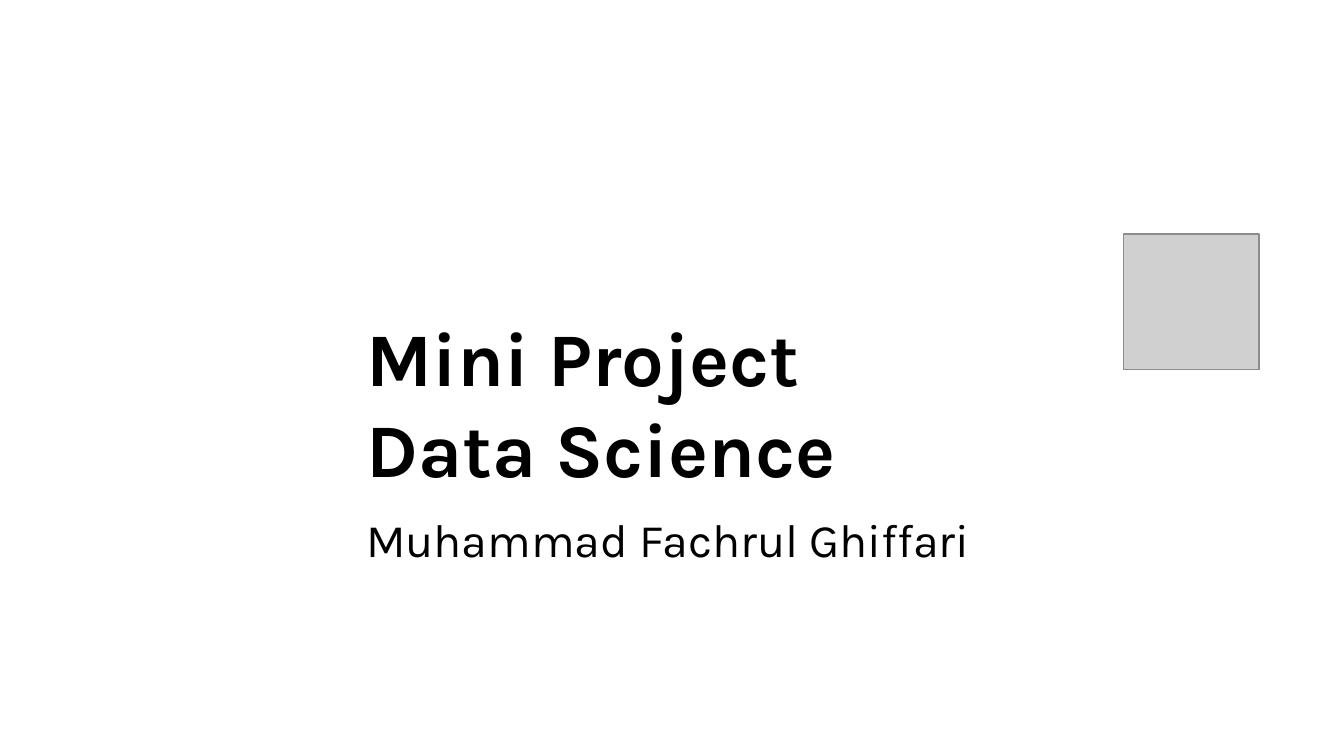
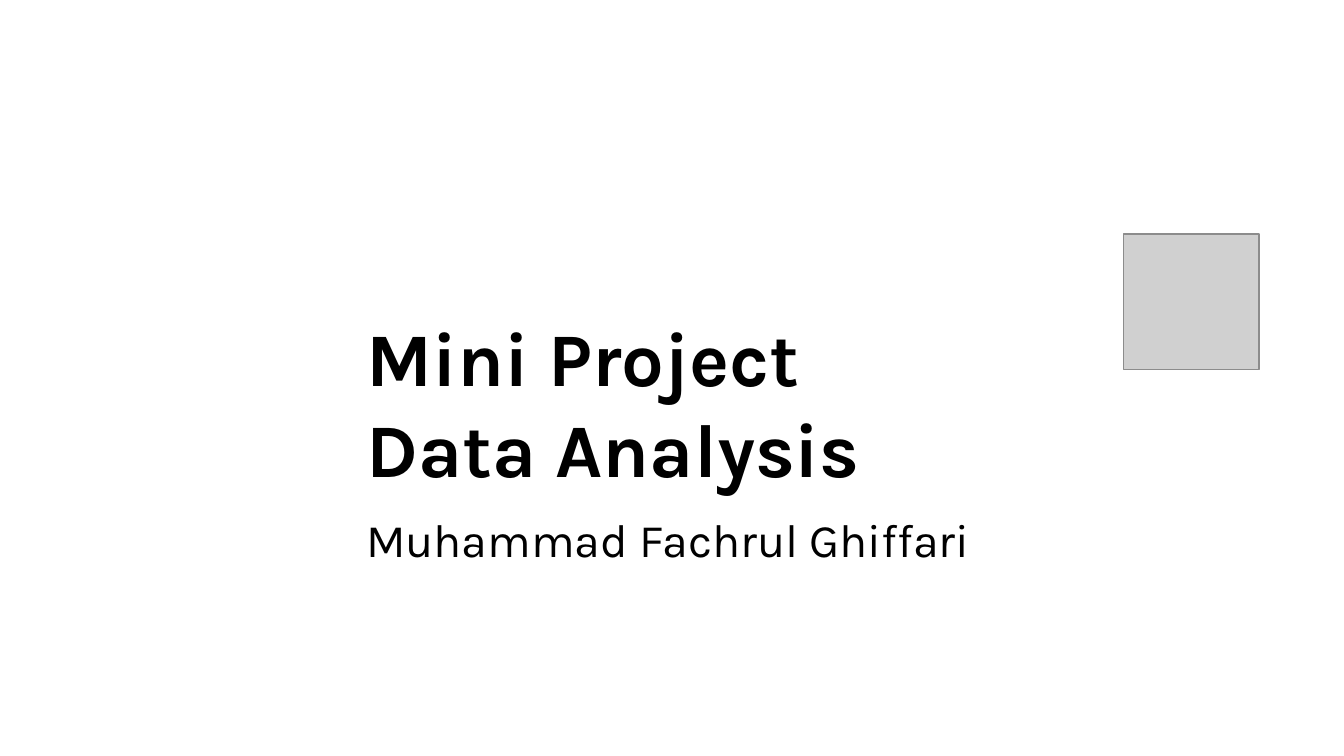
Before and after one commit to fachrulghiffari/DSLS-2023, a slide deck: slide 1 of Mini Project, Data Analysis/DA - Muhammad Fachrul Ghiffari.pptx. Drawn at 1344x756 pixels with LibreOffice and Linux fonts; fonts in the diff are those of the drawing; grey boxes stand for pictures; background and template pictures are left out. Boxes give left, top, right and bottom in pixels: in the first picture for what was removed or moved away, otherwise in the second. Text is boxed around its words. In the diff, an @@ line names an element or a change of style, - is before the commit and + after.

```diff
--- a/Mini Project, Data Analysis/DA - Muhammad Fachrul Ghiffari.pptx
+++ b/Mini Project, Data Analysis/DA - Muhammad Fachrul Ghiffari.pptx
@@ title at bbox=[366, 332, 859, 496]: text changed @@
-Mini Project
-Data Science
+Mini Project
+Data Analysis
```
